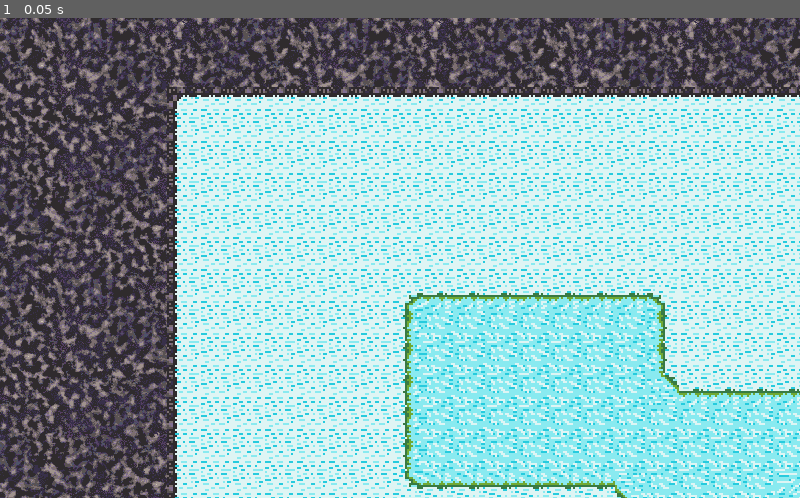
Above: before the commit, frame 1.
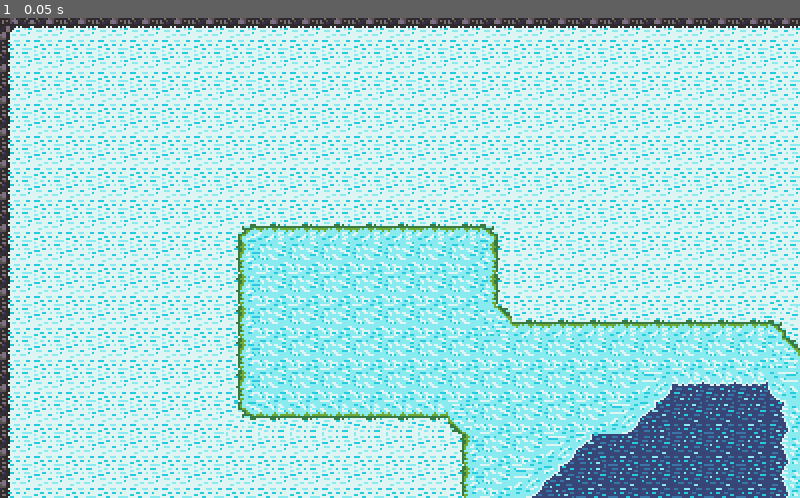
Above: after the commit, the same moment.

Repository: TheTophatDemon/GDA-2021-Dec-Jam
Game: Godot game, scene res://scenes/game.tscn
The game is run twice, just before and just after one commit, with the same random seed, the same clock (stepped at 60 frames per second) and the same inputs. This scene is started directly instead of the project's main scene.
Inputs:
- Up to frame 1 (0.05 s): no input

The runs differ from the first frame. In frame 1, 69% of the frame differs, in the area x 0-100%, y 0-100%.
Error before the commit: Attempt to call function 'get_unique_id' in base 'null instance' on a null instance. (res://scripts/objects/follow_camera.gd:9)

Commit message:
Snowballs now decrease temperature gauge. Each player now has a HUD.

Diff:
--- a/snowball-game/scenes/game.tscn
+++ b/snowball-game/scenes/game.tscn
@@ -1,7 +1,6 @@
-[gd_scene load_steps=5 format=2]
+[gd_scene load_steps=4 format=2]
 
 [ext_resource path="res://graphics/tilesets/snow/snowy_tileset.tres" type="TileSet" id=1]
-[ext_resource path="res://scripts/objects/follow_camera.gd" type="Script" id=2]
 [ext_resource path="res://graphics/stone_boundary.png" type="Texture" id=3]
 [ext_resource path="res://graphics/tilesets/snow/solid_tileset.tres" type="TileSet" id=4]
 
@@ -38,9 +37,4 @@
 format = 1
 tile_data = PoolIntArray( 0, -2147483647, 0, 1, 0, 0, 2, 0, 0, 3, 0, 0, 4, 0, 0, 5, 0, 0, 6, 0, 0, 7, 0, 0, 8, 0, 0, 9, …(5246 unchanged characters)…
 
-[node name="Camera2D" type="Camera2D" parent="Gameplay"]
-position = Vector2( 233, 171 )
-current = true
-script = ExtResource( 2 )
-
 [node name="HUD" type="Node2D" parent="."]
--- a/snowball-game/scenes/objects/player.tscn
+++ b/snowball-game/scenes/objects/player.tscn
@@ -8,6 +8,8 @@
 [ext_resource path="res://graphics/player/player_arm.png" type="Texture" id=6]
 [ext_resource path="res://sounds/throw.wav" type="AudioStream" id=7]
 [ext_resource path="res://sounds/oof.wav" type="AudioStream" id=8]
+[ext_resource path="res://graphics/hud/thermometer.png" type="Texture" id=9]
+[ext_resource path="res://scripts/hud.gd" type="Script" id=10]
 
 [sub_resource type="AtlasTexture" id=3]
 atlas = ExtResource( 5 )
@@ -186,3 +188,41 @@
 [node name="PainSound" type="AudioStreamPlayer2D" parent="."]
 stream = ExtResource( 8 )
 bus = "SFX"
+
+[node name="Camera2D" type="Camera2D" parent="."]
+
+[node name="HUD" type="Control" parent="Camera2D"]
+anchor_right = 1.0
+anchor_bottom = 1.0
+margin_left = -400.0
+margin_top = -240.0
+margin_right = 400.0
+margin_bottom = 240.0
+rect_min_size = Vector2( 800, 480 )
+script = ExtResource( 10 )
+__meta__ = {
+"_edit_use_anchors_": false
+}
+
+[node name="Thermometer" type="TextureRect" parent="Camera2D/HUD"]
+anchor_bottom = 1.0
+margin_left = 8.0
+margin_top = 8.0
+margin_right = 16.0
+rect_scale = Vector2( 2, 2 )
+texture = ExtResource( 9 )
+__meta__ = {
+"_edit_use_anchors_": false
+}
+
+[node name="Mercury" type="ColorRect" parent="Camera2D/HUD/Thermometer"]
+margin_left = 6.0
+margin_top = 201.0
+margin_right = 10.0
+margin_bottom = 399.0
+rect_rotation = 180.0
+rect_pivot_offset = Vector2( 2, 0 )
+color = Color( 1, 0, 0, 1 )
+__meta__ = {
+"_edit_use_anchors_": false
+}
--- /dev/null
+++ b/snowball-game/scripts/hud.gd
@@ -0,0 +1,14 @@
+extends Control
+
+onready var player = get_node("../..")
+
+onready var mercury = $Thermometer/Mercury
+onready var mercury_max_height = mercury.rect_size.y
+
+func _ready():
+	player.connect("temperature_change", self, "_on_temperature_change")
+	if !is_network_master():
+		queue_free()
+
+func _on_temperature_change(new_temp:float):
+	mercury.rect_size.y = mercury_max_height * new_temp
--- a/snowball-game/scripts/objects/player.gd
+++ b/snowball-game/scripts/objects/player.gd
@@ -19,6 +19,7 @@
 var move_accel = 2048.0
 
 var snowball_knockback = 2048.0
+var snowball_damage = 0.05 #Percentage of temp. lost when hit by snowball
 
 var move_friction = 1024.0
 
@@ -30,6 +31,9 @@
 
 var throw_speed = 0.25
 var throw_timer = throw_speed
+
+signal temperature_change(new_temp)
+var temperature:float = 1.0 setget set_temperature #Percentage of body heat
 
 var balls_thrown = 0
 
@@ -58,6 +62,9 @@
 	#Mark enemy players so they get hit by snowballs
 	if not is_network_master():
 		collision_layer |= 4
+		$Camera2D.queue_free()
+	else:
+		$Camera2D.current = true
 
 func _process(delta):
 	if is_network_master():
@@ -128,11 +135,16 @@
 		if is_instance_valid(label): label.queue_free()
 		queue_free()
 
+func set_temperature(new_temp):
+	temperature = new_temp
+	emit_signal("temperature_change", temperature)
+
 remotesync func _on_snowball_hit(snowball_name:String):
 	var snowball = get_node("../" + snowball_name)
 	body_anim.play("pain")
 	pain_sound.play()
 	velocity += (position - snowball.position).normalized() * snowball_knockback
+	set_temperature(max(0.0, temperature - snowball_damage))
 
 remotesync func throw_snowball(index:int, pos:Vector2, dir:Vector2, owner_id:int):
 	arm_sprite.frame = 0
Binary file added: snowball-game/graphics/hud/temperature_background.png
Not shown, added: snowball-game/graphics/hud/temperature_background.png.import
Binary file added: snowball-game/graphics/hud/thermometer.png
Not shown, added: snowball-game/graphics/hud/thermometer.png.import
Not shown: 1 places in snowball-game/scenes/objects/player.tscn that only renumber resources
Not shown, changed: .gitignore
Not shown, changed: todo.md
